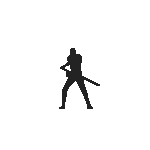
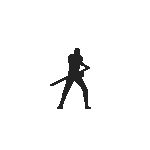
Before/after of a 150 × 150 layered artwork. What changed in the layer stack:
painted on "02" over (50, 48, 100, 109)
